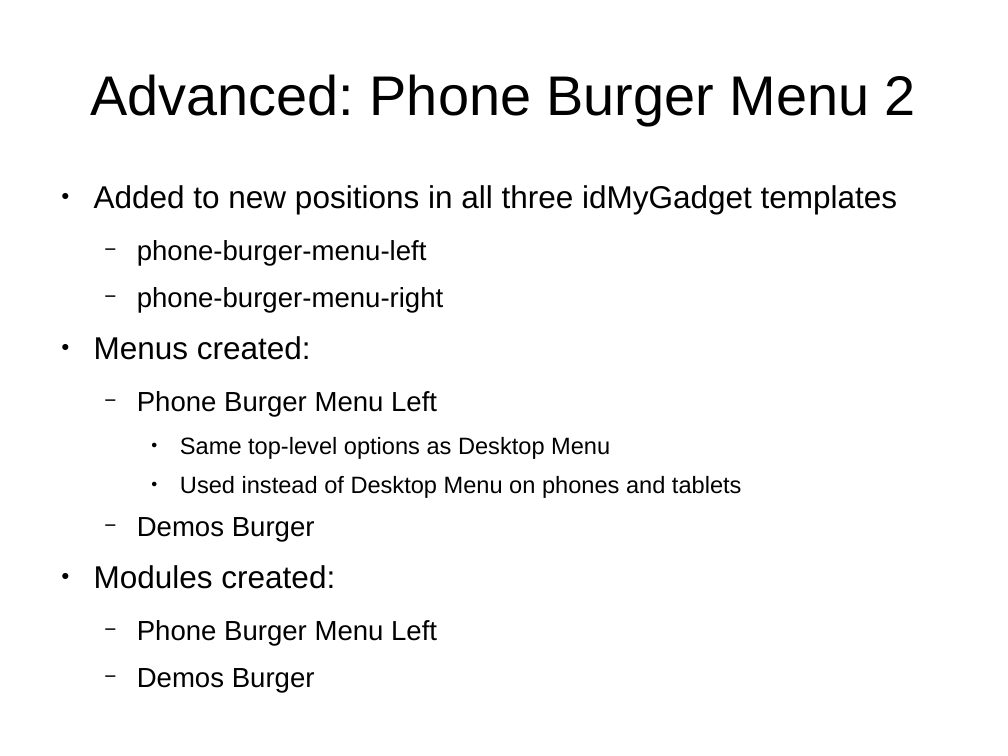
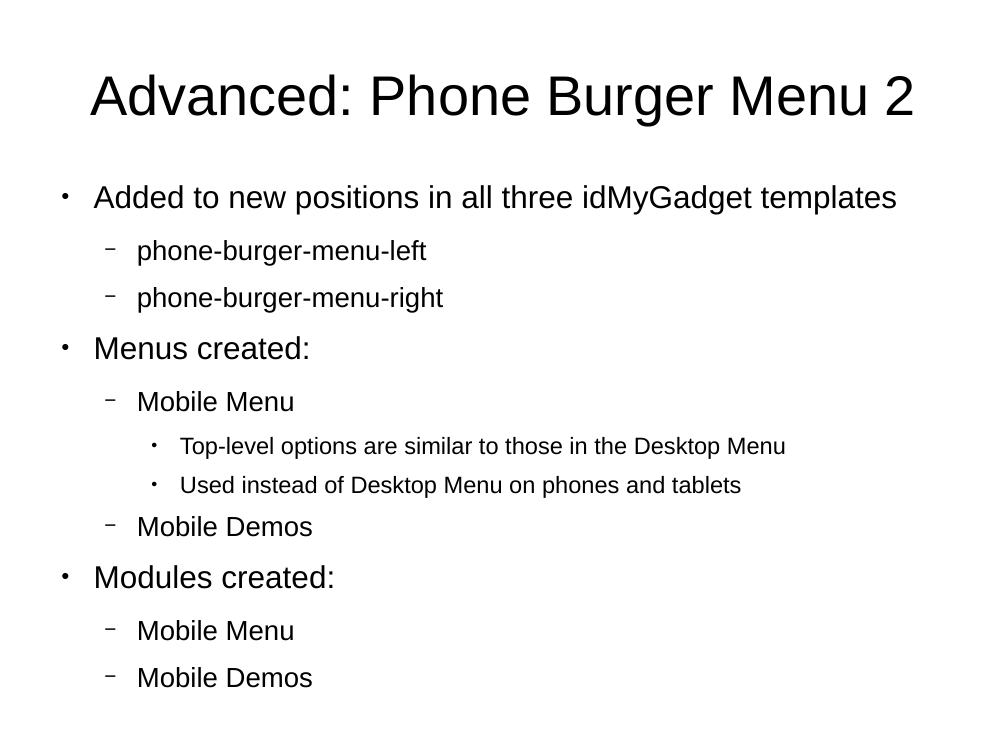
Before and after one commit to tomwhartung/jmws_accoutrements, a slide deck: slide 46 of presentations/2015_09-Joomla/Device_Detection-In_Protostar_and_Beez3.odp (slide 45 before the commit). Drawn at 1008x756 pixels with LibreOffice and Linux fonts; fonts in the diff are those of the drawing. Boxes give left, top, right and bottom in pixels: in the first picture for what was removed or moved away, otherwise in the second. Text is boxed around its words. In the diff, an @@ line names an element or a change of style, - is before the commit and + after.

```diff
--- a/presentations/2015_09-Joomla/Device_Detection-In_Protostar_and_Beez3.odp
+++ b/presentations/2015_09-Joomla/Device_Detection-In_Protostar_and_Beez3.odp
@@ text at [137, 391, 786, 459]: text changed @@
-  − Phone Burger Menu Left
-    ● Same top-level options as Desktop Menu
+  − Mobile Menu
+    ● Top-level options are similar to those in the Desktop Menu
@@ text at [137, 516, 313, 537]: text changed @@
-  − Demos Burger
+  − Mobile Demos
@@ text at [137, 620, 437, 693]: text changed @@
-  − Phone Burger Menu Left
-  − Demos Burger
+  − Mobile Menu
+  − Mobile Demos
```
Also in this commit, not shown: 15 other slides changed, 2 slides added, 1 slide removed.
